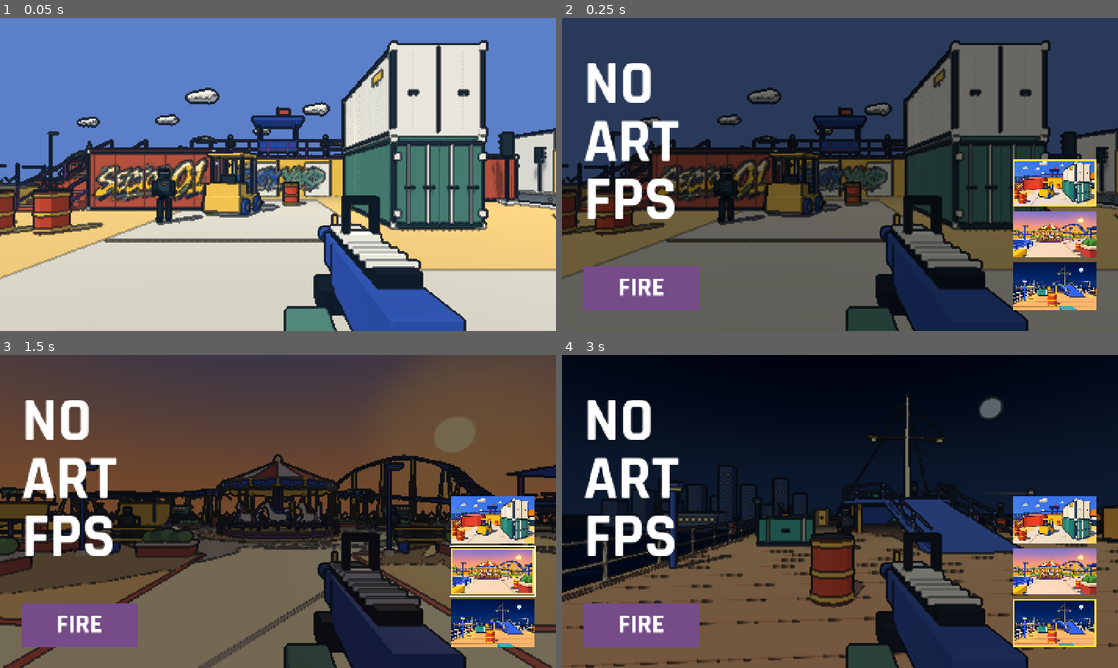
Above: before the commit, frames 1-4 (two rows, left to right).
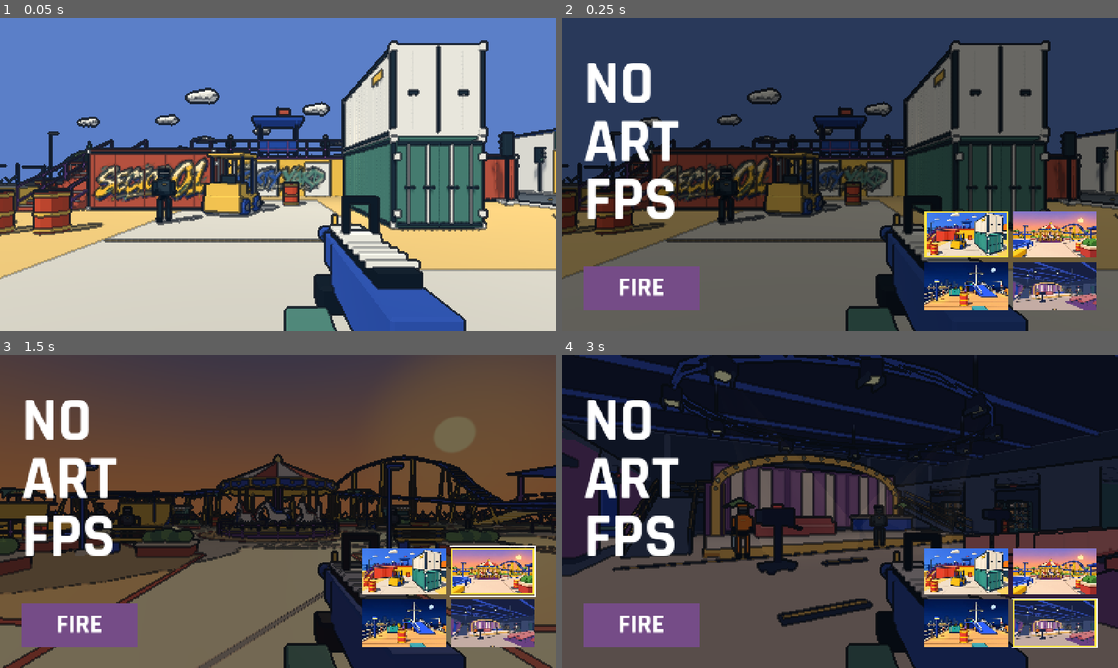
Above: after the commit, the same moments.

Repository: YicongCao/No-Art-FPS
Game: Godot game, scene res://scenes/main.tscn
Same seed, same stepped clock (60 frames per second), same inputs: the game is played once before the commit and once after it. Sound files missing from this copy of the repository are replaced by a short silence.
Inputs (mouse positions are in pixels of both pictures, inside the frame that each line leads up to; where the layout moved, square brackets give the same spot in the first picture):
- Up to frame 1 (0.05 s): no input
- Up to frame 2 (0.25 s): no input
- Up to frame 3 (1.5 s): click (405, 570) [494, 520] at 0.5 s; click (494, 570) at 1.25 s
- Up to frame 4 (3 s): click (967, 624) [1056, 624] at 2 s; click (1056, 624) at 2.77 s

Frame 1 is identical in both runs. In frame 2, 8.5% of the frame differs, in the area x 65-97%, y 45-94%; in frame 3, 8.6%; in frame 4, 47%, in the area x 0-100%, y 0-100%.

Commit message:
Show four map previews in a two by two title grid

Diff:
--- a/scripts/game.gd
+++ b/scripts/game.gd
@@ -803,6 +803,8 @@
 			select_session(PARK_SESSION_PATH,action)
 		"last_ferry":
 			select_session(FERRY_SESSION_PATH,action)
+		"night_studio":
+			select_session(STUDIO_SESSION_PATH,action)
 		"defuse":
 			if dust_unlocked:
 				select_session("res://data/sessions/defuse.tres","defuse_mission")
@@ -1369,7 +1371,7 @@
 
 func title_preview_key() -> String:
 	var path: String = session.resource_path
-	if path in [DefaultSession.resource_path,PARK_SESSION_PATH,FERRY_SESSION_PATH]:return path
+	if path in [DefaultSession.resource_path,PARK_SESSION_PATH,FERRY_SESSION_PATH,STUDIO_SESSION_PATH]:return path
 	return ""
 
 func select_session(selection: Variant, highlighted_id: String = "") -> void:
--- a/scripts/hud.gd
+++ b/scripts/hud.gd
@@ -5,6 +5,7 @@
 const YARD_THUMBNAIL = preload("res://assets/ui/maps/yard.webp")
 const PARK_THUMBNAIL = preload("res://assets/ui/maps/amusement-park.webp")
 const FERRY_THUMBNAIL = preload("res://assets/ui/maps/last-ferry.webp")
+const STUDIO_THUMBNAIL = preload("res://assets/ui/maps/night-studio.webp")
 const PAUSE_ICON = preload("res://assets/ui/settings/pause.svg")
 const AIM_ICON = preload("res://assets/ui/settings/aim.svg")
 const MOTION_ICON = preload("res://assets/ui/settings/motion.svg")
@@ -464,14 +465,19 @@
 		var width = 176.0 if game.touch_mode else 216.0
 		var height = width*9/16
 		var gap = 10.0 if game.touch_mode else 12.0
-		var right = size.x-gutters.y
-		var yard_card = map_button("MapYard","货场","arena",YARD_THUMBNAIL,
-			Rect2(right-width,bottom-3*height-2*gap,width,height),game.title_session_id=="score_attack")
-		var park_card = map_button("MapPark","夕阳游乐园","amusement_park",PARK_THUMBNAIL,
-			Rect2(right-width,bottom-2*height-gap,width,height),game.title_session_id=="amusement_park")
-		var ferry_card = map_button("MapFerry","末班渡轮","last_ferry",FERRY_THUMBNAIL,
-			Rect2(right-width,bottom-height,width,height),game.title_session_id=="last_ferry")
-		var tab_order = [fire_button,yard_card,park_card,ferry_card]
+		var corner = Vector2(size.x-gutters.y-2*width-gap,bottom-2*height-gap)
+		var maps = [
+			["MapYard","货场","arena",YARD_THUMBNAIL,"score_attack"],
+			["MapPark","夕阳游乐园","amusement_park",PARK_THUMBNAIL,"amusement_park"],
+			["MapFerry","末班渡轮","last_ferry",FERRY_THUMBNAIL,"last_ferry"],
+			["MapStudio","深夜摄影棚","night_studio",STUDIO_THUMBNAIL,"night_studio"],
+		]
+		var tab_order = [fire_button]
+		for i in range(maps.size()):
+			var item: Array = maps[i]
+			var position = corner+Vector2((i%2)*(width+gap),floori(i*.5)*(height+gap))
+			tab_order.append(map_button(item[0],item[1],item[2],item[3],Rect2(position,Vector2(width,height)),
+				game.title_session_id==item[4]))
 		for i in range(tab_order.size()):
 			tab_order[i].focus_next = tab_order[i].get_path_to(tab_order[(i+1)%tab_order.size()])
 			tab_order[i].focus_previous = tab_order[i].get_path_to(tab_order[i-1])
--- a/tests/map_selector_check.gd
+++ b/tests/map_selector_check.gd
@@ -3,6 +3,7 @@
 const YardSession = preload("res://data/sessions/score_attack.tres")
 const ParkSession = preload("res://data/sessions/amusement_park.tres")
 const FerrySession = preload("res://data/sessions/last_ferry.tres")
+const StudioSession = preload("res://data/sessions/night_studio.tres")
 var game: Node3D
 
 func _initialize() -> void:
@@ -17,11 +18,17 @@
 	game.qa_mode = true
 	assert(game.title_frame_ready and game.nav_ready and game.session==YardSession)
 	assert(game.hud.fire_button.text=="FIRE")
-	assert(game.hud.menu.get_child_count()==4)
+	assert(game.hud.menu.get_child_count()==5)
 	var selected = game.hud.menu.get_node("MapYard/Selected")
 	assert(selected.get_theme_stylebox("panel").border_width_left==4)
 	var fire: Rect2 = game.hud.fire_button.get_rect()
-	var last_card: Rect2 = game.hud.menu.get_node("MapFerry").get_rect()
+	var yard_rect: Rect2 = game.hud.menu.get_node("MapYard").get_rect()
+	var park_rect: Rect2 = game.hud.menu.get_node("MapPark").get_rect()
+	var ferry_rect: Rect2 = game.hud.menu.get_node("MapFerry").get_rect()
+	var last_card: Rect2 = game.hud.menu.get_node("MapStudio").get_rect()
+	assert(yard_rect.position.x==ferry_rect.position.x and park_rect.position.x==last_card.position.x)
+	assert(yard_rect.position.y==park_rect.position.y and ferry_rect.position.y==last_card.position.y)
+	assert(yard_rect.end.x<park_rect.position.x and yard_rect.end.y<ferry_rect.position.y)
 	assert(is_equal_approx(fire.end.y,last_card.end.y),"FIRE and the last map share a baseline")
 	var old_frame = game.hud.title_frame
 	var park_card = game.hud.menu.get_node("MapPark")
@@ -57,6 +64,7 @@
 	records.set_value("score","best",13)
 	records.set_value("score_amusement_park_v1","best",7)
 	records.set_value("score_last_ferry_v1","best",5)
+	records.set_value("score_night_studio_v1","best",9)
 	game.load_session_record(records)
 	assert(game.best==7)
 	var ferry_card = game.hud.menu.get_node("MapFerry")
@@ -70,6 +78,17 @@
 	game.load_session_record(records)
 	assert(game.best==5)
 	if DisplayServer.get_name()!="headless":await capture("ferry-title")
+	var studio_card = game.hud.menu.get_node("MapStudio")
+	assert(studio_card.text.is_empty() and not studio_card.accessibility_name.is_empty())
+	studio_card.grab_focus()
+	game._unhandled_input(enter)
+	assert(game.hud.menu.has_node("MapStudio/Selected") and game.hud.fire_button.disabled)
+	await wait_for_switch()
+	assert(game.nav_ready and game.session==StudioSession and game.title_session_id=="night_studio")
+	assert(game.hud.menu.get_node("MapStudio").has_focus() and not game.hud.fire_button.disabled)
+	game.load_session_record(records)
+	assert(game.best==9)
+	if DisplayServer.get_name()!="headless":await capture("studio-title-selector")
 	await game.select_session(YardSession)
 	assert(game.nav_ready and game.world_environment.environment==game.daylight_environment)
 	assert(game.title_session_id=="score_attack" and game.hud.menu.get_node("MapYard/Selected"))
Binary file added: assets/ui/maps/night-studio.webp
Not shown, added: assets/ui/maps/night-studio.webp.import
